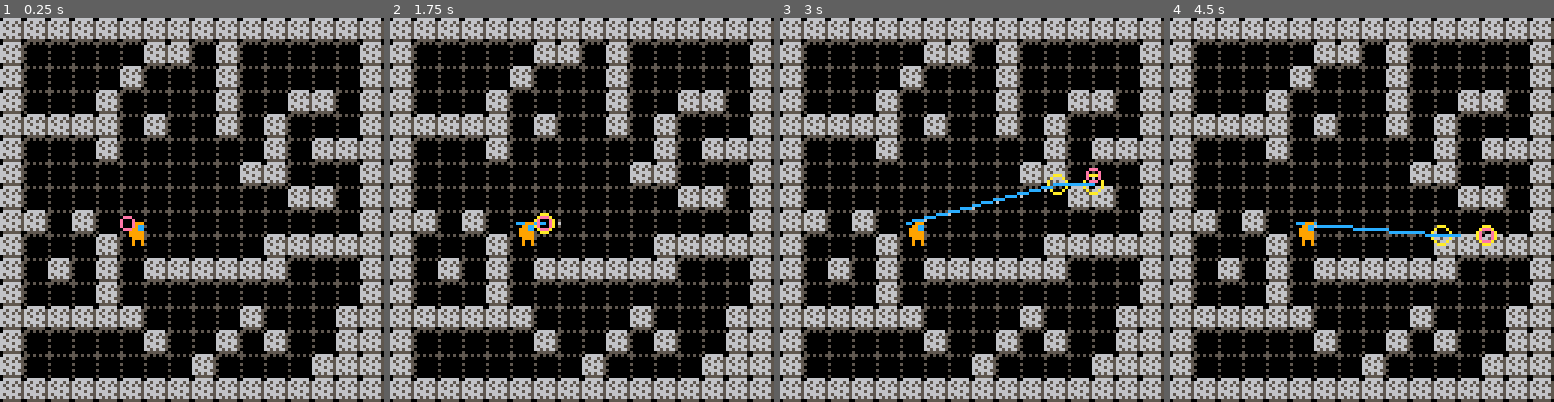
Above: before the commit, frames 1-4 (left to right).
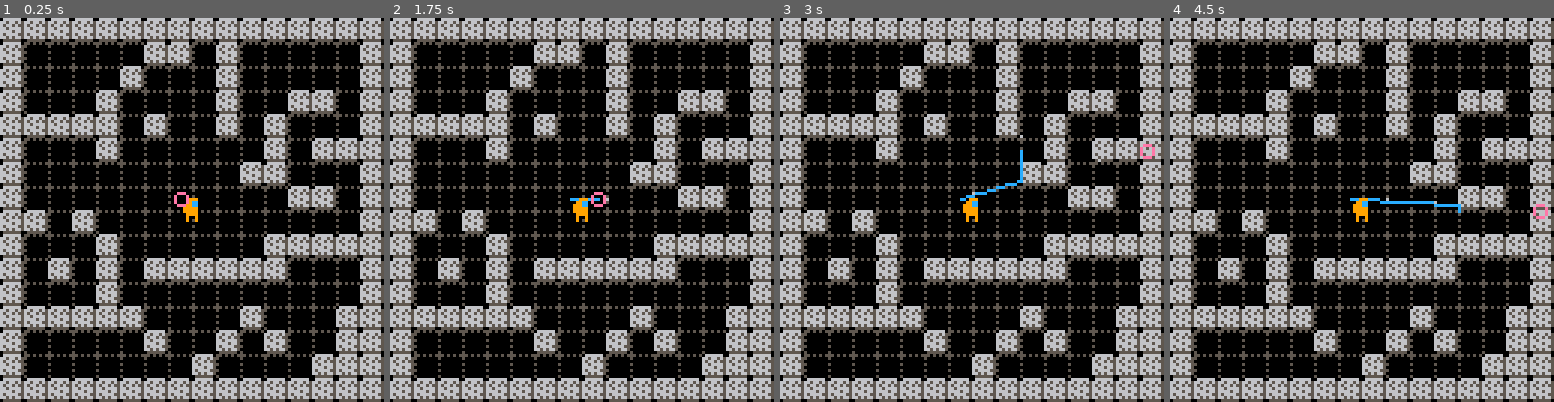
Above: after the commit, the same moments.

Repository: Cryowatt/Picowatt
Game: PICO-8 cartridge game.p8
The game is run twice, just before and just after one commit, with the same random seed, the same clock (stepped at 60 frames per second) and the same inputs.
Inputs:
- Up to frame 1 (0.25 s): no input
- Up to frame 2 (1.75 s): hold Right from 1.6 s (still down)
- Up to frame 3 (3 s): release Right at 2.1 s; hold Up 2.15-2.42 s; hold Right from 2.47 s (still down)
- Up to frame 4 (4.5 s): release Right at 3.03 s; hold Left 3.08-3.58 s; hold Down 3.63-3.97 s; hold Right from 4.02 s (still down)

The runs differ from the first frame. In frame 1, 0.5% of the frame differs, in the area x 31-52%, y 45-60%; in frame 2, 0.7%; in frame 3, 1.3%, in the area x 32-98%, y 30-60%; in frame 4, 1.3%.

Commit message:
Need to offset position after collisions to back off of walls

Diff:
--- a/player.lua
+++ b/player.lua
@@ -40,8 +40,8 @@
 function player.new()
 	return setmetatable(
 		{
-			x = 42.2113,
-			y = 68.934221,
+			x = 60,
+			y = 60,
 			dx = 0,
 			dy = 0,
 			a_go = 1.0,
@@ -112,6 +112,7 @@
 				-- distanceH = sqrt(hx * hx + hy * hy)
 				-- circfill(x, y, 1, 8)
 				-- line(x, y, rx, ry, 9)
+				printh("p:"..x..","..y.." mp:"..shr(x, 3)..","..shr(y, 3))
 				return point.new(x, y)
 			else
 				x += ray.magnitude.x
@@ -127,10 +128,13 @@
 	if angle ~= 0.0 and angle ~= 0.5 then
 		atan = -1 / (sin(angle) / cos(angle))
 		if angle < 0.5 then
+			-- up
 			ry = truncate(y, 3) - 0.0001
 			yo = -8
 			-- xo = -yo * atan
+
 		elseif angle > 0.5 then
+			-- down
 			ry = truncate(y, 3) + 8
 			yo = 8
 			-- xo = -yo * atan
@@ -142,7 +146,7 @@
 
 		hhit = cast(ray, v.magnitude) or hhit
 		printh("Horizontal HIT!" .. tostr(hhit) .. "|" .. hhit:length())
-		circ(hhit.x, hhit.y, 3, 9)
+		-- circ(hhit.x, hhit.y, 3, 9)
 	end
 
 	--Check Vertical Lines
@@ -150,11 +154,13 @@
 		local rx
 		ntan = -sin(angle) / cos(angle)
 		if 0.25 < angle and angle < 0.75 then
+			--left
 			rx = truncate(x, 3) - 0.0001
 			-- ry = (x - rx) * ntan + y
 			xo = -8
 			-- yo = -xo * ntan
 		elseif angle < 0.25 or angle > 0.75 then
+			-- right
 			rx = truncate(x, 3) + 8
 			-- ry = (x - rx) * ntan + y
 			xo = 8
@@ -168,7 +174,7 @@
 
 		vhit = cast(ray, v.magnitude) or vhit
 		printh("Vertical HIT!" .. tostr(vhit) .. "|" .. vhit:length())
-		circ(hhit.x, hhit.y, 3, 10)
+		-- circ(hhit.x, hhit.y, 3, 10)
 	end
 
 	-- Move collision point to playerspace
@@ -288,16 +294,18 @@
 		local x = v.point.x
 		local y = v.point.y
 		local hit = raycast(v)
-		if hit ~= nil then
-			line(x, y, hit.point.x, hit.point.y, 12)
-			-- line(x, y, hit.magnitude.x, hit.magnitude.y, 13)
-			-- line(hit.point.x, hit.point.y, hit.point.x + hit.magnitude.x, hit.point.y + hit.magnitude.y, 11)
-			-- line(hit.point.x, hit.point.y, hit.point.x + hit.magnitude.x, hit.point.y + hit.magnitude.y, 11)
-			-- more momentum to burn, maybe
-			v = hit
-		else
-			break
-		end
+		-- if hit ~= nil then
+		line(x, y, hit.point.x, hit.point.y, 12)
+		-- line(x, y, hit.magnitude.x, hit.magnitude.y, 13)
+		-- line(hit.point.x, hit.point.y, hit.point.x + hit.magnitude.x, hit.point.y + hit.magnitude.y, 11)
+		-- line(hit.point.x, hit.point.y, hit.point.x + hit.magnitude.x, hit.point.y + hit.magnitude.y, 11)
+		-- more momentum to burn, maybe
+		printh("HIT LOOP:"..tostr(hit))
+		v = hit
+		-- else
+		-- 	printh("WTF??")
+		-- 	break
+		-- end
 	end
 	-- end
 
